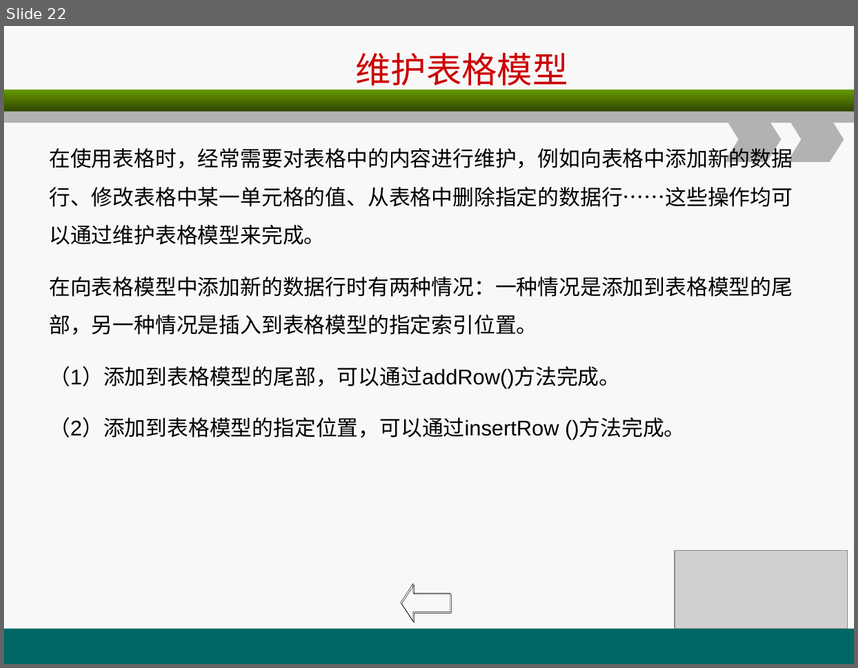
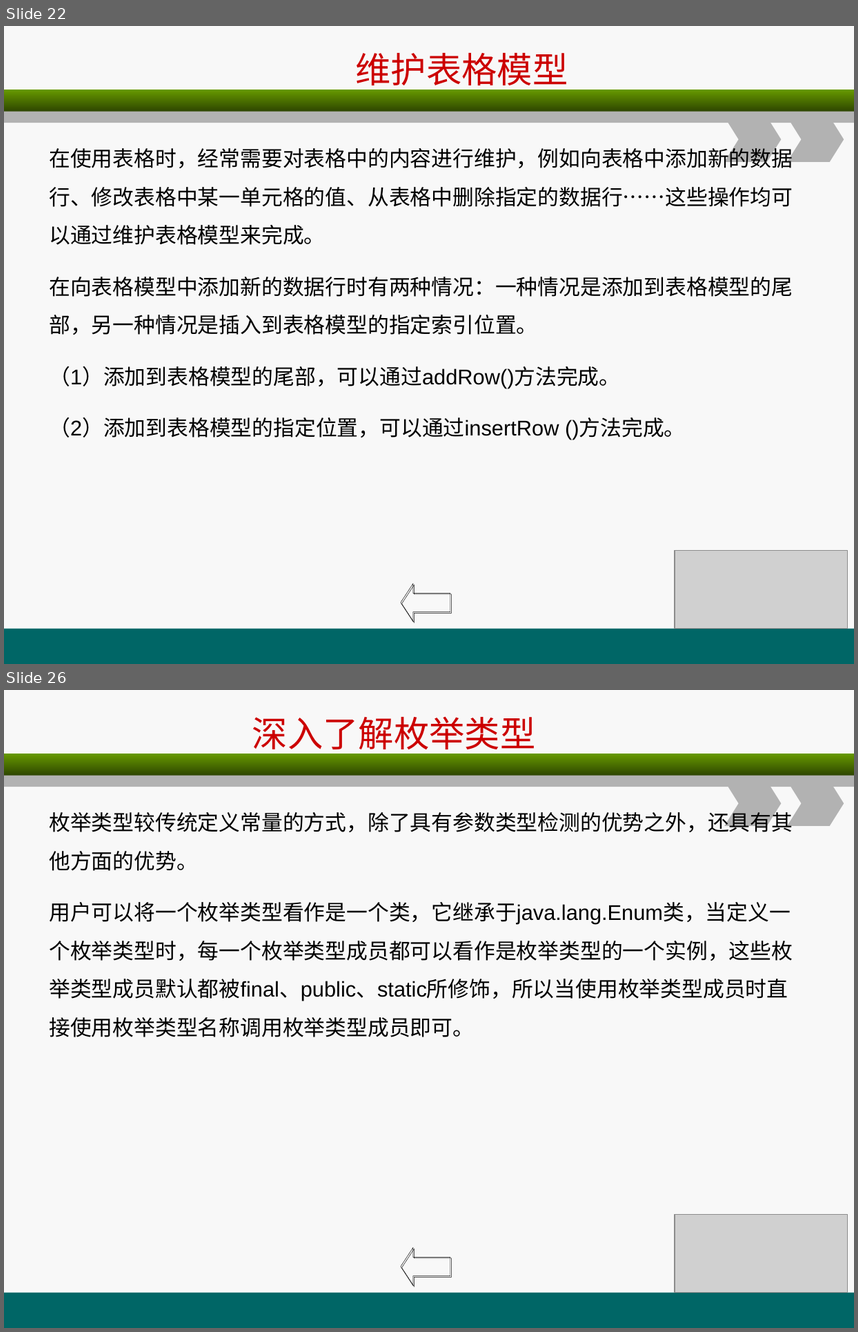
Before and after one commit to christwei/gitDoc, a slide deck: 课件/环宇/javaSE进阶/B1.ppt. Shown one above the other, each under a label of ours: slide 22 before the commit, slides 22 and 26 after it; the slides between them are not shown. The pictures are 858x668 and 858x1332 pixels, drawn with LibreOffice and Linux fonts; fonts in the diff are those of the drawing; grey boxes stand for pictures. Boxes give left, top, right and bottom in pixels: in the first picture for what was removed or moved away, otherwise in the second. Text is boxed around its words. In the diff, an @@ line names an element or a change of style, - is before the commit and + after.

```diff
--- a/课件/环宇/javaSE进阶/B1.ppt
+++ b/课件/环宇/javaSE进阶/B1.ppt
@@ slide 26 added at [4,690,854,1328], background #F8F8F8; not listed: 5 template elements that a slide beside it also shows @@
@@ title added at [252,716,536,756], 30 pt, text #CC0000 @@
+深入了解枚举类型
@@ text added at [49,809,793,1037], 18 pt, text #000000 @@
+枚举类型较传统定义常量的方式，除了具有参数类型检测的优势之外，还具有其他方面的优势。
+用户可以将一个枚举类型看作是一个类，它继承于java.lang.Enum类，当定义一个枚举类型时，每一个枚举类型成员都可以看作是枚举类型的一个实例，这些枚举类型成员默认都被final、public、static所修饰，所以当使用枚举类型成员时直接使用枚举类型名称调用枚举类型成员即可。
@@ picture added at [675,1214,848,1292] @@
@@ left arrow added at [401,1248,450,1285], outline #000000 0.26 pt @@
```
Also in this commit, not shown: 1 slide changed, 20 other slides added, 17 other files.
